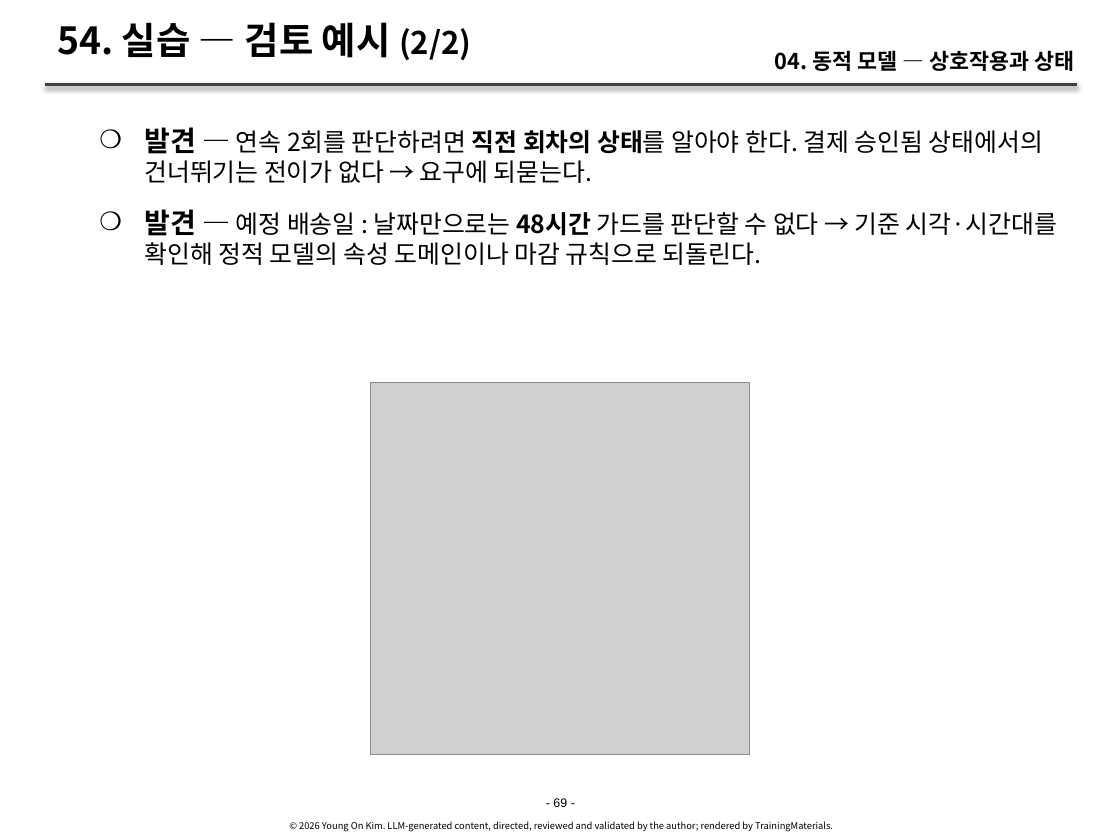
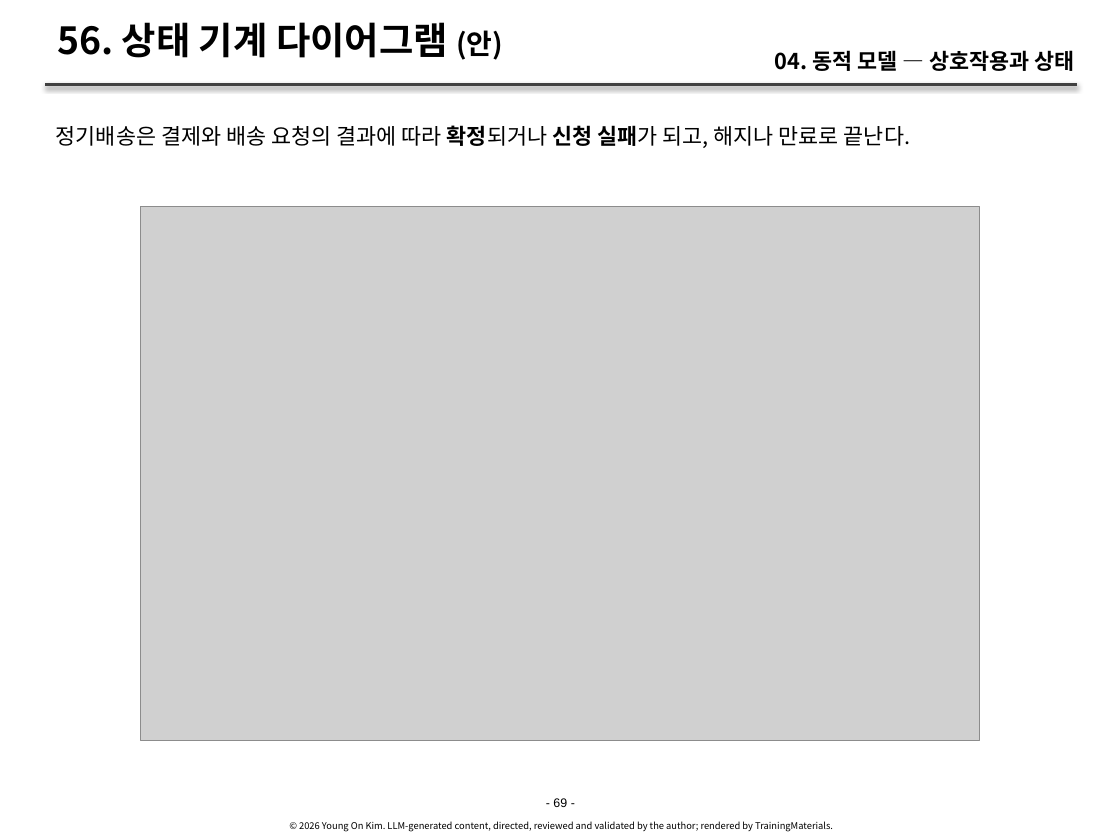
Before and after one commit to YoungSan77/TrainingMaterials, a slide deck: slide 69 of courses/ooad/sessions/s04.pptx. Drawn at 1120x840 pixels with LibreOffice and Linux fonts; fonts in the diff are those of the drawing; grey boxes stand for pictures. Boxes give left, top, right and bottom in pixels: in the first picture for what was removed or moved away, otherwise in the second. Text is boxed around its words. In the diff, an @@ line names an element or a change of style, - is before the commit and + after.

```diff
--- a/courses/ooad/sessions/s04.pptx
+++ b/courses/ooad/sessions/s04.pptx
@@ title at (57,22,503,60): text changed @@
-54. 실습 — 검토 예시 (2/2)
+56. 상태 기계 다이어그램 (안)
@@ text at (56,125,911,148): text changed; size 16 to 14 pt @@
-    ❍ 발견 — 연속 2회를 판단하려면 직전 회차의 상태를 알아야 한다. 결제 승인됨 상태에서의 건너뛰기는 전이가 없다 → 요구에 되묻는다.
-    ❍ 발견 — 예정 배송일 : 날짜만으로는 48시간 가드를 판단할 수 없다 → 기준 시각·시간대를 확인해 정적 모델의 속성 도메인이나 마감 규칙으로 되돌린다.
+정기배송은 결제와 배송 요청의 결과에 따라 확정되거나 신청 실패가 되고, 해지나 만료로 끝난다.
@@ picture: place and size @@
-picture at (371,383,750,755)
+picture at (140,207,979,740)
```
Also in this commit, not shown: 4 other slides changed, 2 slides added, 1 slide removed, 39 other files.
